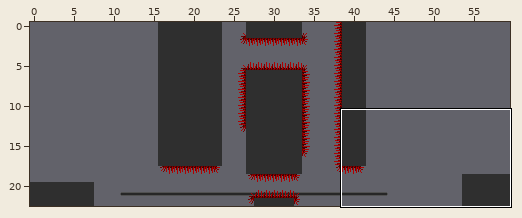
Two states of a Tiled map (JSON), Bin/Levels/Level_18.json. Above: a wide view before the commit, with the close-up outlined.
Close-up. The starting point:
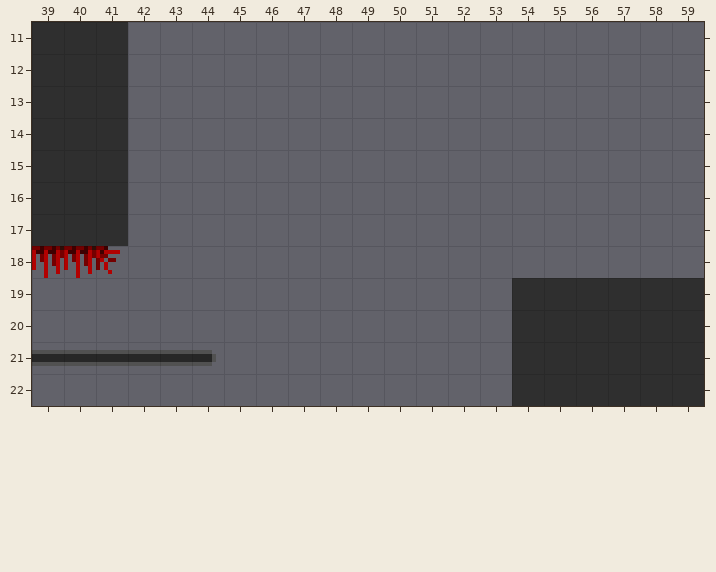
Cells are 8x8 px. Shown: x 39..59, y 11..22. The commit also changed other parts of the map, which this record leaves out.
And afterwards:
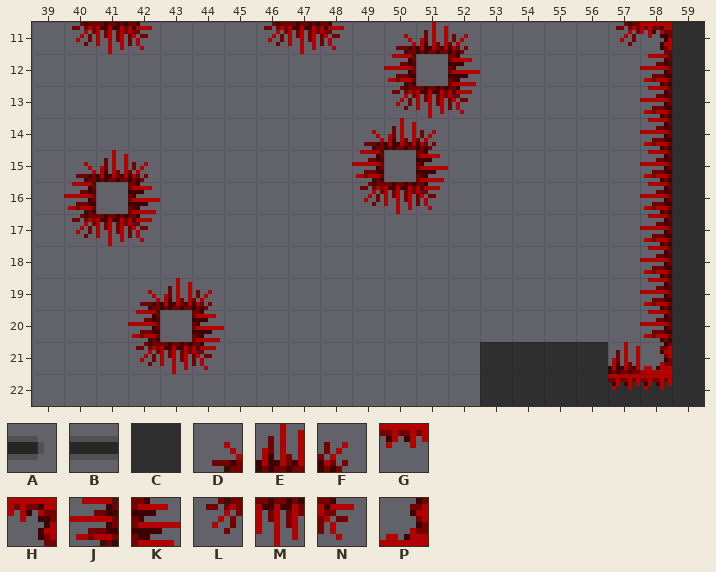
Key: from "passontileset": A 61, B 93, C 321, D 337, E 338, F 339, G 341, H 342, J 369, K 371, L 401, M 402, N 403, P 406.
_ is an empty cell.
The edit:
Layer "BG2":
The edit erases tile A in row 21 at x 44.
The edit erases tile B in row 21 at x 39 to 43.
Layer "FG1":
The author put tile C in rows 11 to 18 at x 59; in rows 21 to 22 at x 53.
Tile C becomes tile D in row 15 at x 40.
The author put tile D in row 11 at x 50; in row 14 at x 49; in row 19 at x 42.
Tile C becomes tile E in row 15 at x 41; in row 21 at x 57.
The author put tile E in row 11 at x 51; in row 14 at x 50; in row 19 at x 43.
The author put tile F in row 11 at x 52; in row 14 at x 51; in row 15 at x 42; in row 19 at x 44.
The author put tile H in row 11 at x 58.
Tile C becomes tile J in row 16 at x 40; in rows 19 to 20 at x 58.
The author put tile J in row 12 at x 50 and 58; in rows 13 to 14 at x 58; in row 15 at x 49 and 58; in rows 16 to 18 at x 58; in row 20 at x 42.
The author put tile K in row 12 at x 52; in row 15 at x 51; in row 16 at x 42; in row 20 at x 44.
Tile C becomes tile L in row 11 at x 40; in row 17 at x 40.
The author put tile L in row 11 at x 46 and 57; in row 13 at x 50; in row 16 at x 49; in row 21 at x 42.
Tile C becomes tile M in row 11 at x 41; in row 17 at x 41.
The author put tile M in row 11 at x 47; in row 13 at x 51; in row 16 at x 50; in row 21 at x 43.
The author put tile N in row 11 at x 42 and 48; in row 13 at x 52; in row 16 at x 51; in row 17 at x 42; in row 21 at x 44.
Tile C becomes tile P in row 21 at x 58.
The edit erases tile C in row 11 at x 39; in rows 12 to 14 at x 39 to 41; in row 15 at x 39; in row 16 at x 39 and 41; in row 17 at x 39; in rows 19 to 20 at x 54 to 57.
The edit erases tile M in row 18 at x 39 to 40.
The edit erases tile N in row 18 at x 41.
Layer "FG2":
The author put tile G in row 22 at x 57 to 58.
